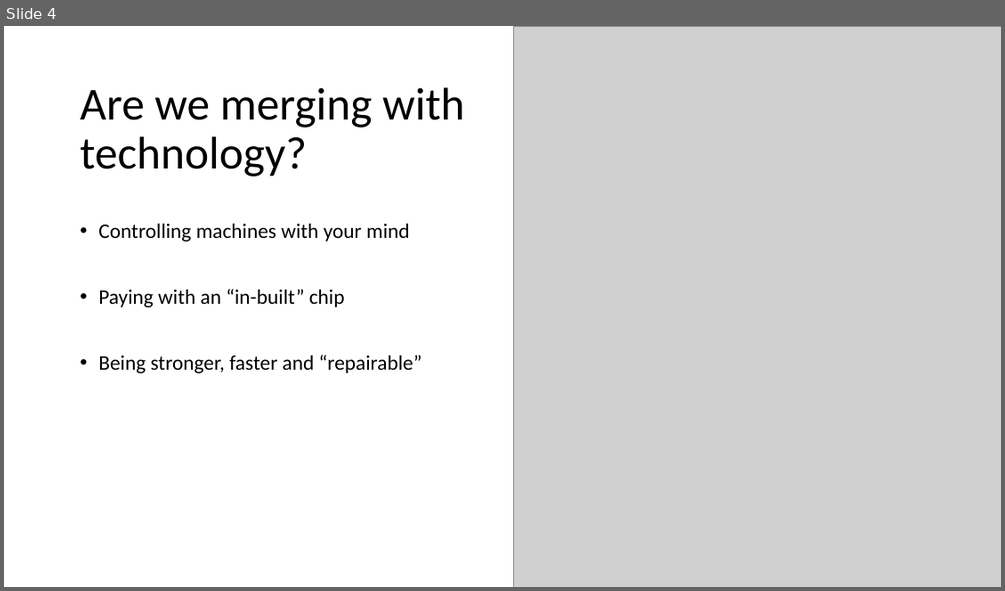
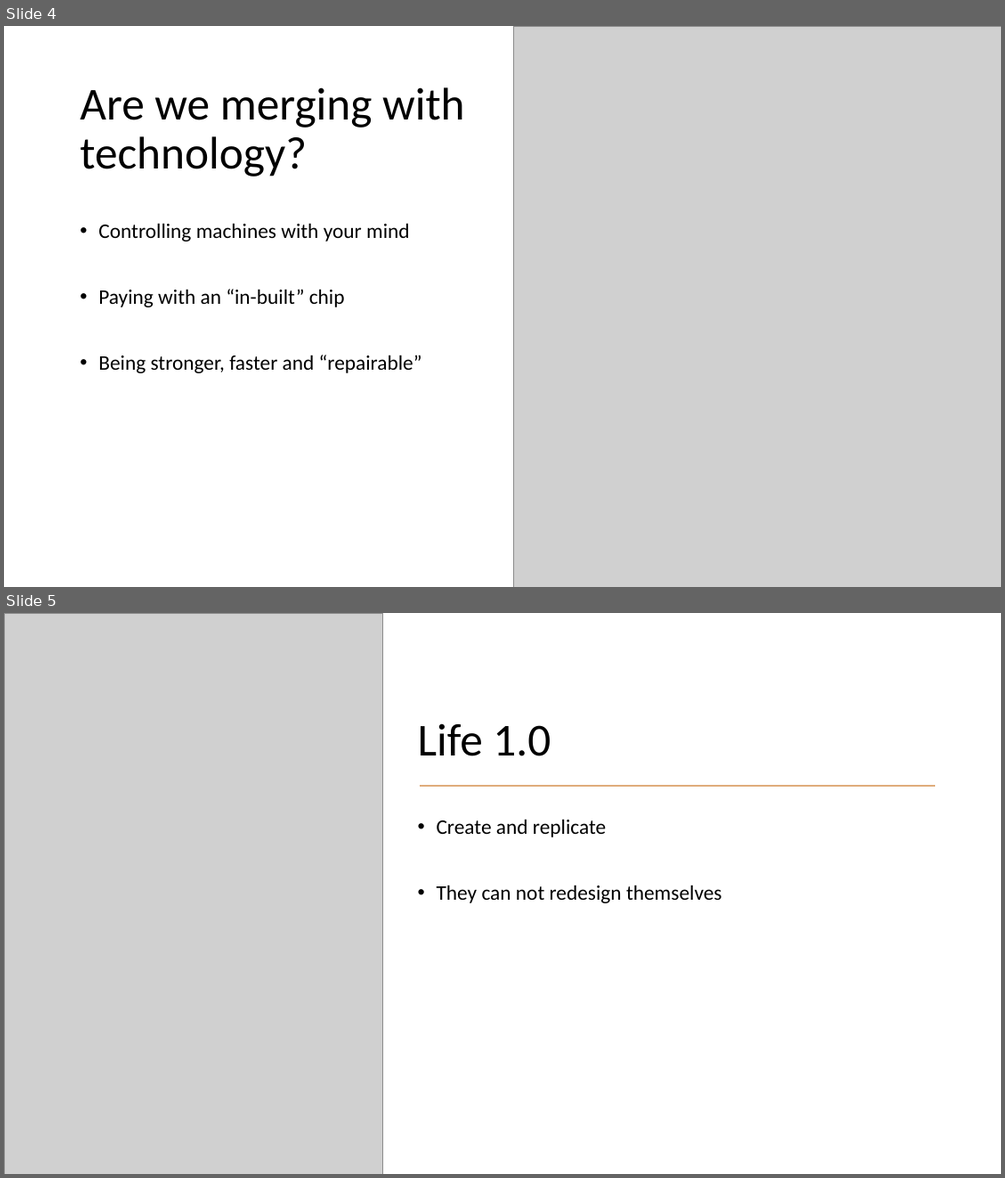
Before and after one commit to ArkonM/4CHIF, a slide deck: E - Ursula Rieder/Referat/Human_2.0.pptx. Shown one above the other, each under a label of ours: slide 4 before the commit, slides 4 and 5 after it. The pictures are 1005x591 and 1005x1178 pixels, drawn with LibreOffice and Linux fonts; fonts in the diff are those of the drawing; grey boxes stand for pictures. Boxes give left, top, right and bottom in pixels: in the first picture for what was removed or moved away, otherwise in the second. Text is boxed around its words. In the diff, an @@ line names an element or a change of style, - is before the commit and + after.

```diff
--- a/E - Ursula Rieder/Referat/Human_2.0.pptx
+++ b/E - Ursula Rieder/Referat/Human_2.0.pptx
@@ slide 5 added at bbox=[4, 613, 1001, 1174], background #FFFFFF @@
@@ picture added at bbox=[4, 613, 383, 1174] @@
@@ title added at bbox=[418, 723, 550, 756], 44 pt, text #000000 @@
+Life 1.0
@@ line added from (420, 786) to (936, 786), #DFAC7B 1.5 pt @@
@@ text added at bbox=[437, 819, 722, 903], 20 pt, text #000000 @@
+• Create and replicate
+• They can not redesign themselves
```
Also in this commit, not shown: 2 slides changed, 5 other slides added, 12 other files.
